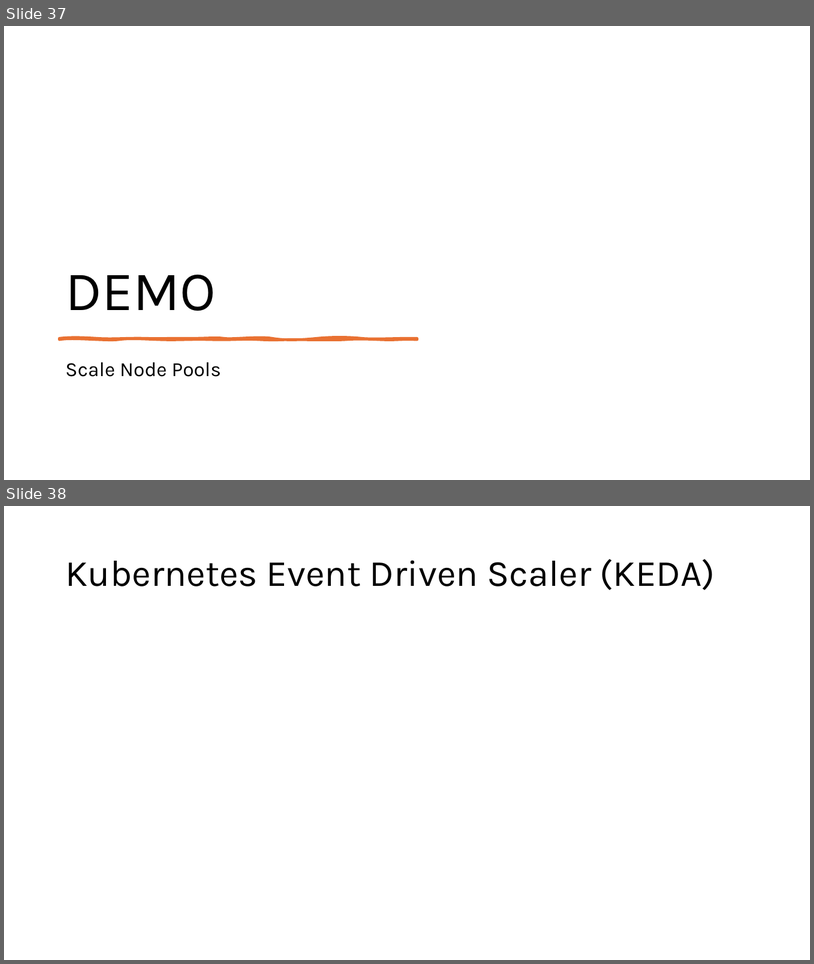
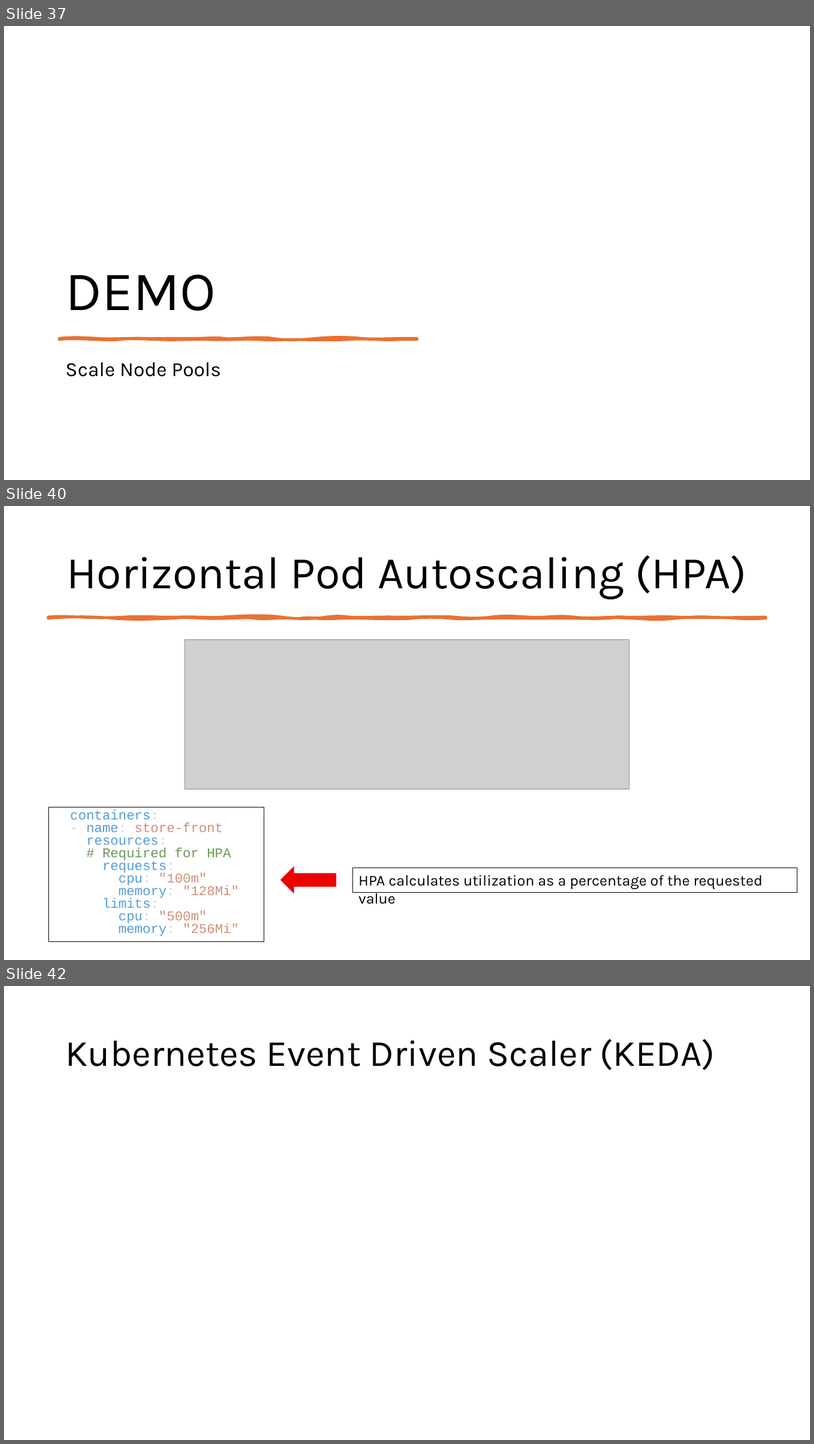
Before and after one commit to fhbilgen/AKSWorkshop, a slide deck: AKS_02_Node_Pools.pptx. Shown one above the other, each under a label of ours: slides 37 and 38 before the commit, slides 37, 40 and 42 after it; the slides between them are not shown. The pictures are 814x964 and 814x1444 pixels, drawn with LibreOffice and Linux fonts; fonts in the diff are those of the drawing; grey boxes stand for pictures. Boxes give left, top, right and bottom in pixels: in the first picture for what was removed or moved away, otherwise in the second. Text is boxed around its words. In the diff, an @@ line names an element or a change of style, - is before the commit and + after.

```diff
--- a/AKS_02_Node_Pools.pptx
+++ b/AKS_02_Node_Pools.pptx
@@ slide 40 added at box(4, 506, 810, 960), background #FFFFFF @@
@@ title added at box(66, 555, 747, 600), 54 pt, text #000000 @@
+Horizontal Pod Autoscaling (HPA)
@@ freeform shape added at box(48, 617, 766, 618), fill #E97132, outline #E97132 3.25 pt @@
@@ picture added at box(185, 639, 630, 789) @@
@@ rectangle added at box(48, 807, 264, 941), outline #000000 0.25 pt, 16 pt, text #569CD6 @@
+containers:
+- name: store-front
+resources:
+# Required for HPA
+requests:
+cpu: "100m"
+memory: "128Mi"
+limits:
+cpu: "500m"
+memory: "256Mi"
@@ left arrow added at box(282, 867, 336, 891), fill #EE0000, outline #EE0000 1.5 pt @@
@@ rectangle added at box(353, 867, 798, 891), outline #000000 0.25 pt, 18 pt, text #000000 @@
+HPA calculates utilization as a percentage of the requested value
@@ what was slide 38 is now slide 42 @@
```
Also in this commit, not shown: 7 other slides added, 2 slides removed, 6 other files.
